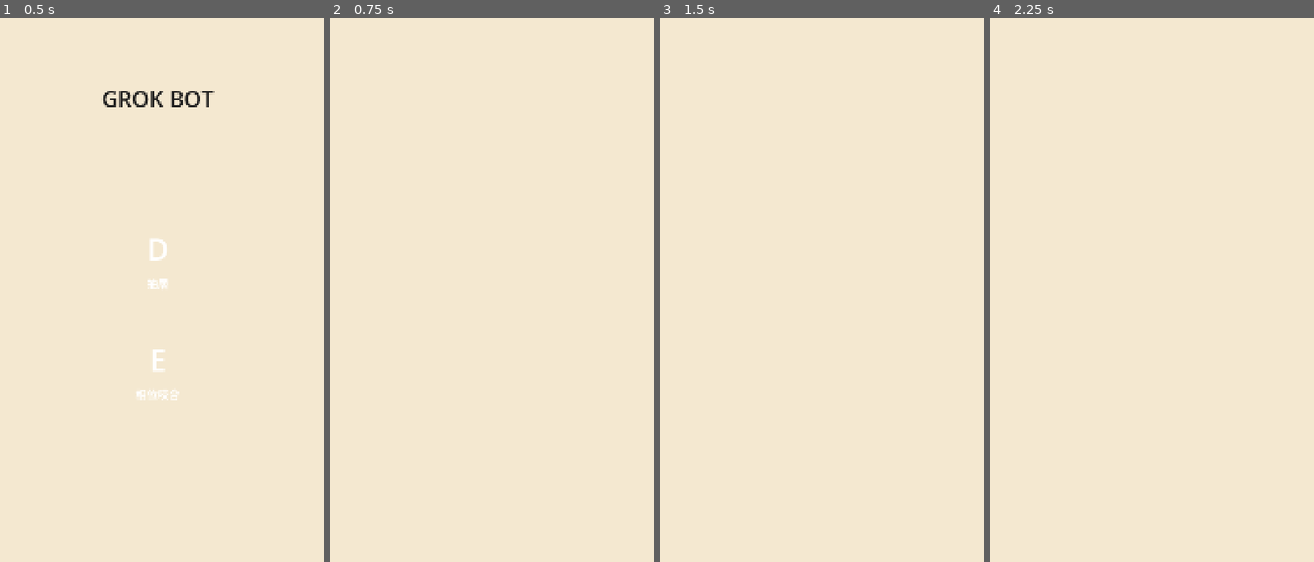
Above: before the commit, frames 1-4 (left to right).
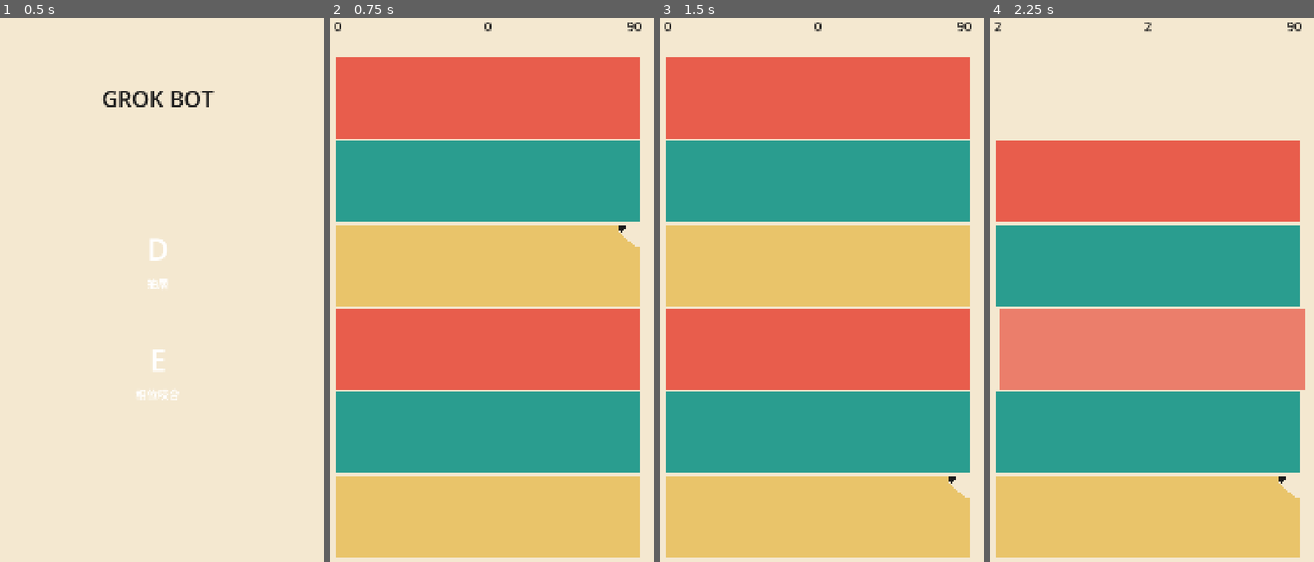
Above: after the commit, the same moments.

Repository: fallenblueray/Grok-Bot-Game
Game: Godot game, scene res://Boot.tscn
Two runs of this game, one before a commit and one after it. Both use one fixed random seed, a clock stepped at 60 frames per second and the inputs below.
Inputs (mouse positions are in pixels of both pictures, inside the frame that each line leads up to):
- Up to frame 1 (0.5 s): no input
- Up to frame 2 (0.75 s): click "D" at 0.5 s
- Up to frame 3 (1.5 s): tap Enter at 1.25 s; move the mouse to (890, 262) at 1.27 s; hold D from 1.28 s (still down); tap 1 at 1.35 s; click (890, 262) at 1.42 s
- Up to frame 4 (2.25 s): tap Space at 1.52 s; move the mouse to (1080, 322) at 2.02 s; release D at 2.03 s; tap E at 2.1 s; click (1080, 322) at 2.17 s

Frame 1 is identical in both runs. In frame 2, 84% of the frame differs, in the area x 1-97%, y 0-100%; in frame 3, 84%; in frame 4, 70%.
Error before the commit: Parse Error: Expected end of statement after expression, found ":" instead. (res://ModeD.gd:148)

Commit message:
Restore full Mode D script and keep the input fix

Diff:
--- a/ModeD.gd
+++ b/ModeD.gd
@@ -145,4 +145,302 @@
 	flash_layer.add_child(_flash)
 
 	var ov_layer := CanvasLayer.new()
-	oov_layer := CanvasLayer.new()
+	ov_layer.layer = 30
+	add_child(ov_layer)
+	_overlay = ColorRect.new()
+	_overlay.color = Color(FAIL_RED, 0.88)
+	_overlay.set_anchors_and_offsets_preset(Control.PRESET_FULL_RECT)
+	_overlay.mouse_filter = Control.MOUSE_FILTER_STOP
+	_overlay.visible = false
+	_overlay.gui_input.connect(_on_overlay_input)
+	ov_layer.add_child(_overlay)
+
+	_overlay_label = Label.new()
+	_overlay_label.horizontal_alignment = HORIZONTAL_ALIGNMENT_CENTER
+	_overlay_label.vertical_alignment = VERTICAL_ALIGNMENT_CENTER
+	_overlay_label.set_anchors_and_offsets_preset(Control.PRESET_FULL_RECT)
+	_overlay_label.add_theme_font_size_override("font_size", 64)
+	_overlay_label.add_theme_color_override("font_color", FLASH_WHITE)
+	_overlay_label.mouse_filter = Control.MOUSE_FILTER_IGNORE
+	_overlay.add_child(_overlay_label)
+
+
+func _make_hud_label(host: Node, pos: Vector2, size: Vector2, align: HorizontalAlignment) -> Label:
+	var l := Label.new()
+	l.position = pos
+	l.size = size
+	l.horizontal_alignment = align
+	l.vertical_alignment = VERTICAL_ALIGNMENT_CENTER
+	l.add_theme_font_size_override("font_size", 42)
+	l.add_theme_color_override("font_color", INK)
+	l.mouse_filter = Control.MOUSE_FILTER_IGNORE
+	host.add_child(l)
+	return l
+
+
+func _refresh_hud() -> void:
+	_score_label.text = str(_score)
+	_combo_label.text = str(_combo)
+	_time_label.text = str(ceili(_time_left))
+
+
+func _band_y(band: int) -> float:
+	return _hud_h + float(band) * band_height + band_gap_px * 0.5
+
+
+func _band_from_y(y: float) -> int:
+	if y < _hud_h:
+		return -1
+	var play_h := float(band_count) * band_height
+	if y >= _hud_h + play_h:
+		return -1
+	if y >= view_height - view_height * bottom_frac:
+		return -1
+	return clampi(int((y - _hud_h) / band_height), 0, band_count - 1)
+
+
+func _crack_count_for_group(group: int) -> int:
+	# group 1 = 1 crack / 5 loose; 2–3 = 2/4; 4+ = 3/3
+	if group <= 1:
+		return 1
+	if group <= 3:
+		return 2
+	return 3
+
+
+func _spawn_group(first: bool) -> void:
+	_busy = true
+	_clear_layers()
+
+	var n_crack := _crack_count_for_group(_group_index)
+	var flags: Array[bool] = [false, false, false, false, false, false]
+	var slots: Array[int] = [0, 1, 2, 3, 4, 5]
+	slots.shuffle()
+	for i in n_crack:
+		flags[slots[i]] = true
+
+	var block_w := view_width * block_width_frac
+	var block_h := band_height - band_gap_px
+	var origin_x := (view_width - block_w) * 0.5
+	var start_offset := 0.0 if first else -900.0
+
+	for i in band_count:
+		var L := _make_layer(i, flags[i], LAYER_COLORS[i], Vector2(block_w, block_h))
+		L.position = Vector2(origin_x, _band_y(i) + start_offset)
+		_layer_host.add_child(L)
+		_layers.append(L)
+
+	if first:
+		_busy = false
+		return
+
+	var tw := create_tween()
+	tw.set_parallel(true)
+	for L in _layers:
+		var lb: LayerBlock = L
+		tw.tween_property(lb, "position:y", _band_y(lb.band), group_drop_duration).set_trans(Tween.TRANS_CUBIC).set_ease(Tween.EASE_OUT)
+	await tw.finished
+	if not _ended:
+		_busy = false
+
+
+func _clear_layers() -> void:
+	for L in _layers:
+		if is_instance_valid(L):
+			(L as Node).queue_free()
+	_layers.clear()
+
+
+func _make_layer(band: int, is_crack: bool, color: Color, sz: Vector2) -> LayerBlock:
+	var L := LayerBlock.new()
+	L.band = band
+	L.is_crack = is_crack
+	L.block_size = sz
+	L.name = "Layer_%d" % band
+
+	var w := sz.x
+	var h := sz.y
+	var cut := crack_cut_px
+	var pts: PackedVector2Array
+	if is_crack:
+		# Missing top-right corner + ink notch (not a crack texture).
+		pts = PackedVector2Array([
+			Vector2(0, 0),
+			Vector2(w - cut, 0),
+			Vector2(w - cut, cut * 0.32),
+			Vector2(w - cut * 0.22, cut),
+			Vector2(w, cut),
+			Vector2(w, h),
+			Vector2(0, h),
+		])
+	else:
+		pts = PackedVector2Array([
+			Vector2(0, 0),
+			Vector2(w, 0),
+			Vector2(w, h),
+			Vector2(0, h),
+		])
+
+	var body := Polygon2D.new()
+	body.polygon = pts
+	body.color = color
+	L.add_child(body)
+
+	if is_crack:
+		var notch := Polygon2D.new()
+		notch.color = INK
+		notch.polygon = PackedVector2Array([
+			Vector2(w - cut, 0),
+			Vector2(w - cut + 28, 0),
+			Vector2(w - cut + 12, 24),
+			Vector2(w - cut, 20),
+		])
+		L.add_child(notch)
+
+	return L
+
+
+func _on_tap(pos: Vector2) -> void:
+	var band := _band_from_y(pos.y)
+	if band < 0:
+		return
+	var target: LayerBlock = null
+	for L in _layers:
+		var lb: LayerBlock = L
+		if lb.band == band:
+			target = lb
+			break
+	if target == null:
+		return
+	if target.is_crack:
+		_on_crack_hit()
+	else:
+		_on_loose_hit(target)
+
+
+func _on_loose_hit(layer: LayerBlock) -> void:
+	_busy = true
+	_score += 1
+	_combo += 1
+	_refresh_hud()
+
+	var tw := create_tween()
+	tw.set_parallel(true)
+	tw.tween_property(layer, "position:x", layer.position.x + view_width, pull_duration).set_trans(Tween.TRANS_CUBIC).set_ease(Tween.EASE_IN)
+	tw.tween_property(layer, "modulate:a", 0.0, pull_duration)
+	await tw.finished
+	if _ended:
+		return
+
+	var vacated := layer.band
+	_layers.erase(layer)
+	if is_instance_valid(layer):
+		layer.queue_free()
+
+	# Layers above (smaller band index) tween down one slot.
+	var movers: Array = []
+	for L in _layers:
+		var lb: LayerBlock = L
+		if lb.band < vacated:
+			movers.append(lb)
+	if not movers.is_empty():
+		var drop := create_tween()
+		drop.set_parallel(true)
+		for L in movers:
+			var lb: LayerBlock = L
+			lb.band += 1
+			drop.tween_property(lb, "position:y", _band_y(lb.band), drop_duration).set_trans(Tween.TRANS_CUBIC).set_ease(Tween.EASE_OUT)
+		await drop.finished
+		if _ended:
+			return
+
+	if _count_loose() == 0:
+		await get_tree().create_timer(next_group_delay).timeout
+		if _ended:
+			return
+		await _retire_and_next_group()
+		return
+
+	_busy = false
+
+
+func _count_loose() -> int:
+	var n := 0
+	for L in _layers:
+		if not (L as LayerBlock).is_crack:
+			n += 1
+	return n
+
+
+func _retire_and_next_group() -> void:
+	# Remaining cracks tween off, then a new 6-layer group drops in.
+	if not _layers.is_empty():
+		var tw := create_tween()
+		tw.set_parallel(true)
+		for L in _layers:
+			var lb: LayerBlock = L
+			tw.tween_property(lb, "position:y", lb.position.y + 1400.0, 0.28).set_trans(Tween.TRANS_CUBIC).set_ease(Tween.EASE_IN)
+			tw.tween_property(lb, "modulate:a", 0.0, 0.28)
+		await tw.finished
+		if _ended:
+			return
+	_group_index += 1
+	await _spawn_group(false)
+
+
+func _on_crack_hit() -> void:
+	if _ended:
+		return
+	_ended = true
+	_busy = true
+	# Brighter red collapse flash, then layers fall/rotate with tweens (not physics).
+	_flash.color = Color(COLLAPSE_RED, 0.72)
+	var flash_tw := create_tween()
+	flash_tw.tween_property(_flash, "color:a", 0.0, 0.35)
+	await _play_collapse()
+	_show_overlay()
+
+
+func _play_collapse() -> void:
+	if _layers.is_empty():
+		return
+	var tw := create_tween()
+	tw.set_parallel(true)
+	var i := 0
+	for L in _layers:
+		var lb: LayerBlock = L
+		var delay := 0.04 * float(i)
+		var fall_y := lb.position.y + 1100.0 + float(i) * 40.0
+		var rot := randf_range(-0.9, 0.9)
+		var drift := lb.position.x + randf_range(-80.0, 80.0)
+		tw.tween_property(lb, "position:y", fall_y, collapse_duration).set_delay(delay).set_trans(Tween.TRANS_CUBIC).set_ease(Tween.EASE_IN)
+		tw.tween_property(lb, "position:x", drift, collapse_duration).set_delay(delay)
+		tw.tween_property(lb, "rotation", rot, collapse_duration).set_delay(delay)
+		tw.tween_property(lb, "modulate:a", 0.25, collapse_duration).set_delay(delay)
+		i += 1
+	await tw.finished
+
+
+func _end_timeout() -> void:
+	if _ended:
+		return
+	_ended = true
+	_busy = true
+	_show_overlay()
+
+
+func _show_overlay() -> void:
+	_overlay_label.text = str(_score)
+	_overlay.visible = true
+
+
+func _restart() -> void:
+	if _restarting:
+		return
+	_restarting = true
+	get_tree().reload_current_scene()
+
+
+func _on_overlay_input(event: InputEvent) -> void:
+	if _ended and _is_press(event):
+		_restart()
